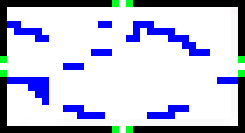
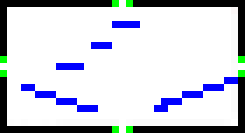
Before/after of a 245 x 133 layered artwork. What changed in the layer stack:
added layer "Layer #7" above "Layer #6" over [21, 21, 224, 112]
hid "Layer #1" over [0, 0, 245, 133]
painted on "Layer" over [0, 0, 245, 133]
